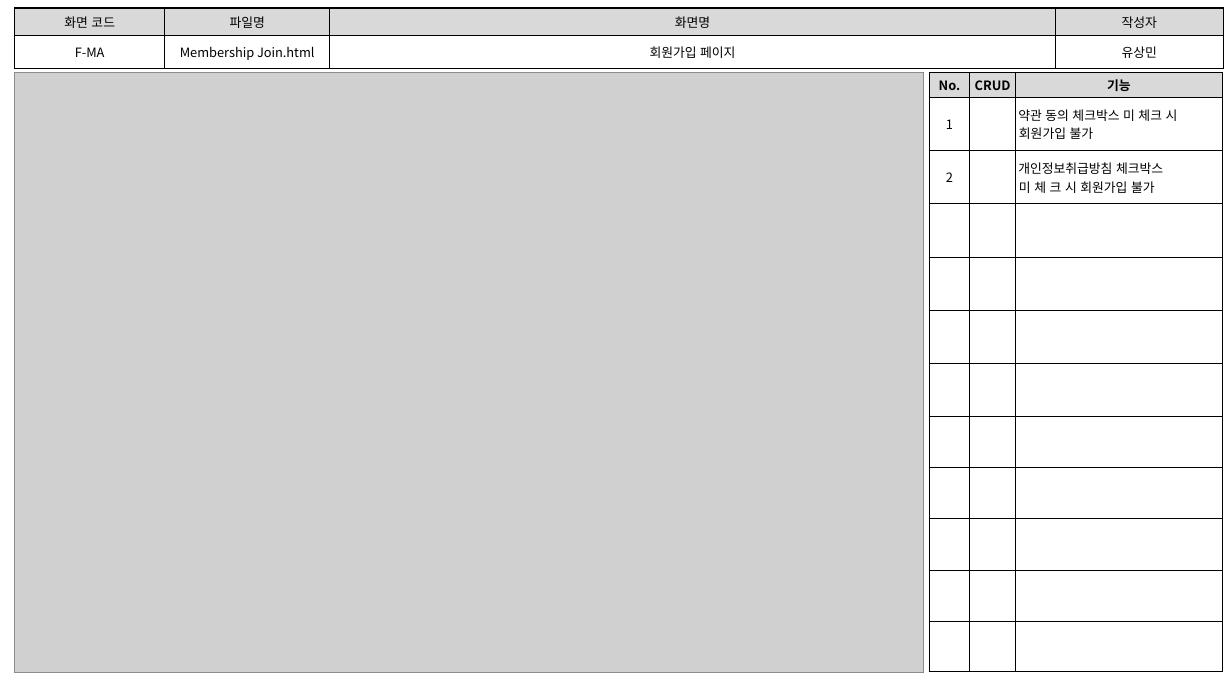
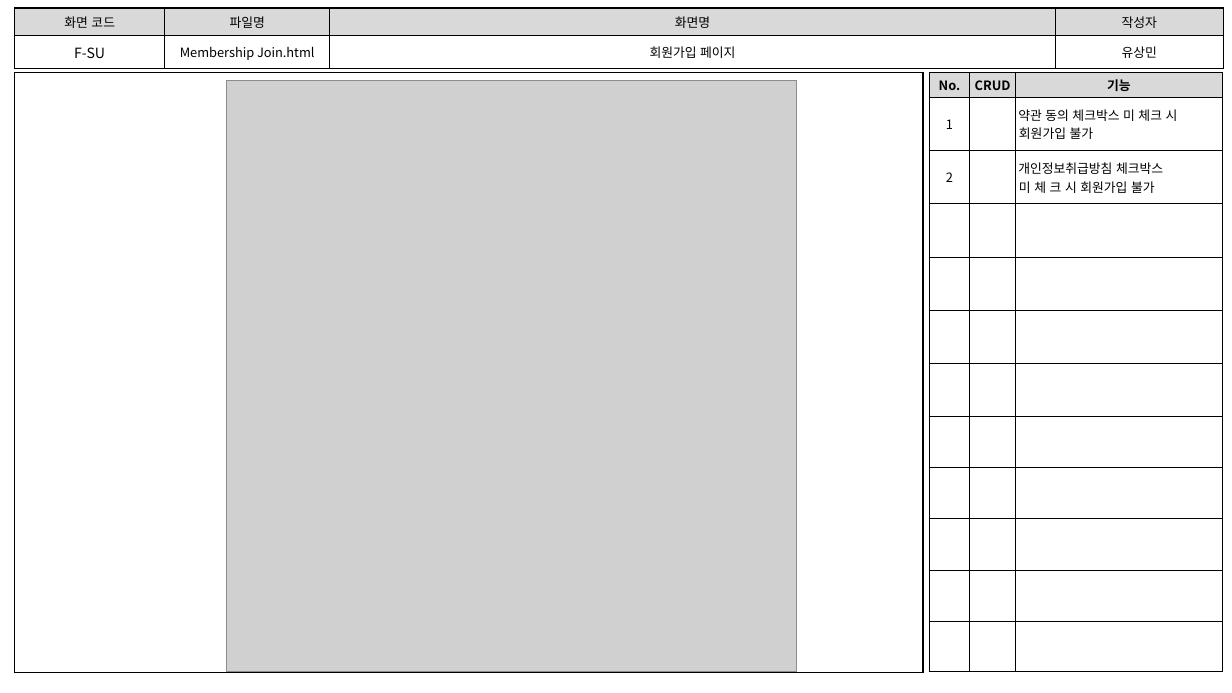
Before and after one commit to index506/cosmo6th_3thGroup, a slide deck: slide 1 of Text/02.화면설계도/유상민.pptx. Drawn at 1232x693 pixels with LibreOffice and Linux fonts; fonts in the diff are those of the drawing; grey boxes stand for pictures. Boxes give left, top, right and bottom in pixels: in the first picture for what was removed or moved away, otherwise in the second. Text is boxed around its words. In the diff, an @@ line names an element or a change of style, - is before the commit and + after.

```diff
--- a/Text/02.화면설계도/유상민.pptx
+++ b/Text/02.화면설계도/유상민.pptx
@@ table at [15,8,1224,66] @@
-row 2, column 1: F-MA
+row 2, column 1: F-SU
@@ picture: place and size @@
-picture at [15,72,923,673]
+picture at [226,80,798,671]
```
Also in this commit, not shown: 2 other slides changed, 1 other file.
